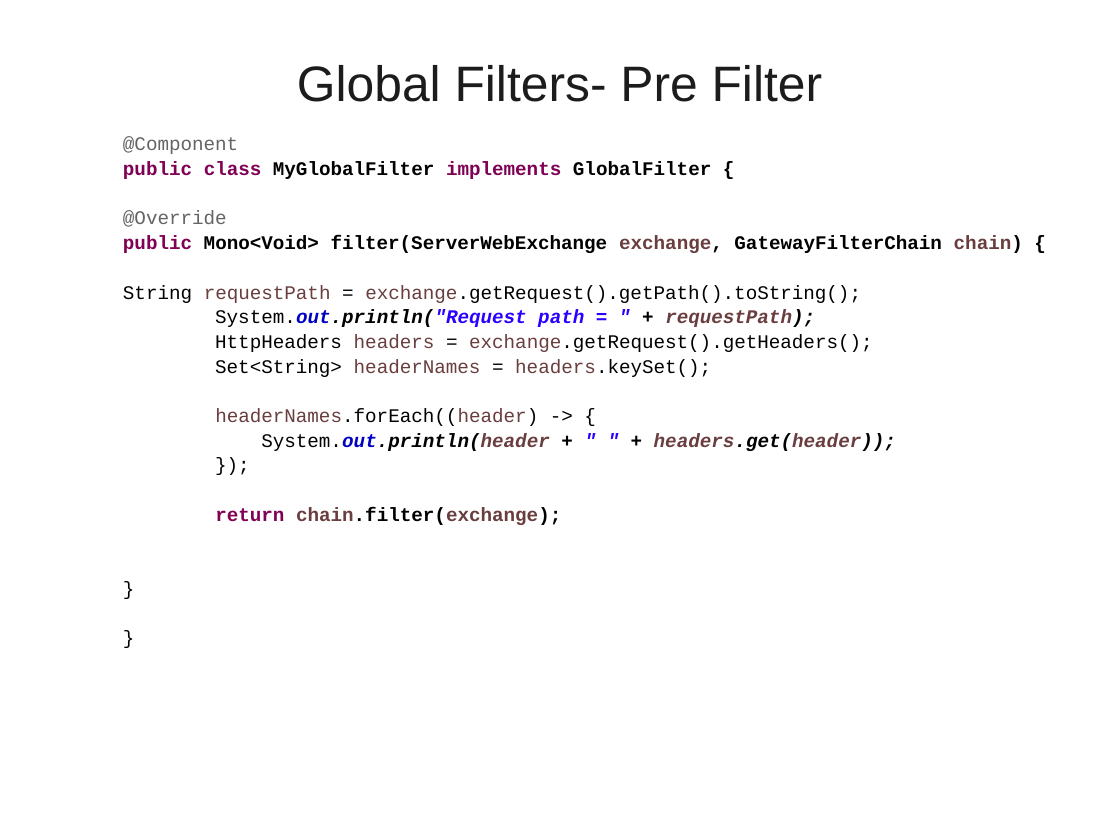
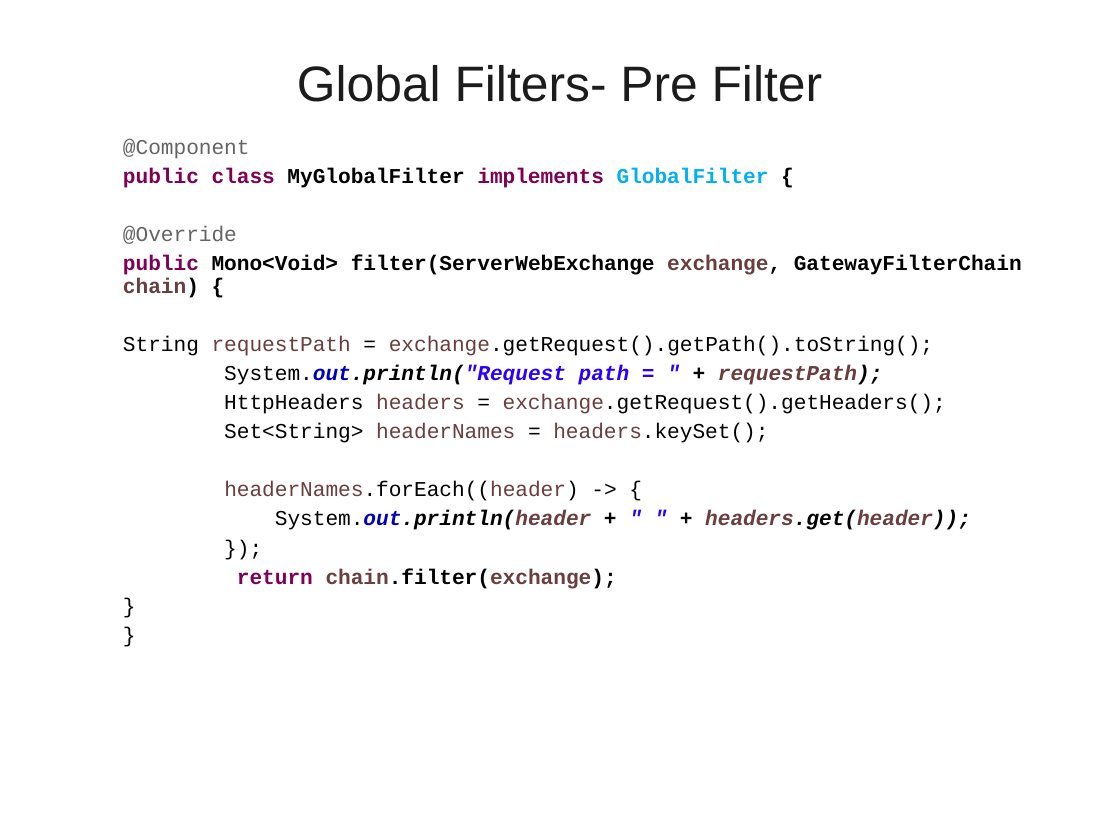
Before and after one commit to vatsank/spring_presentations, a slide deck: slide 50 of SpringMicroService_Module2_Ver02.ppt (slide 38 before the commit). Drawn at 1120x840 pixels with LibreOffice and Linux fonts; fonts in the diff are those of the drawing; background and template pictures are left out. Boxes give left, top, right and bottom in pixels: in the first picture for what was removed or moved away, otherwise in the second. Text is boxed around its words. In the diff, an @@ line names an element or a change of style, - is before the commit and + after.

```diff
--- a/SpringMicroService_Module2_Ver02.ppt
+++ b/SpringMicroService_Module2_Ver02.ppt
@@ text "@Component" at box(123, 139, 1022, 589): size 12.4 to 13.6 pt; text colour #000000 to #00B0F0 in "GlobalFilter"; line spacing 0.8 to 0.9 @@
```
Also in this commit, not shown: 9 other slides changed, 31 slides added.
